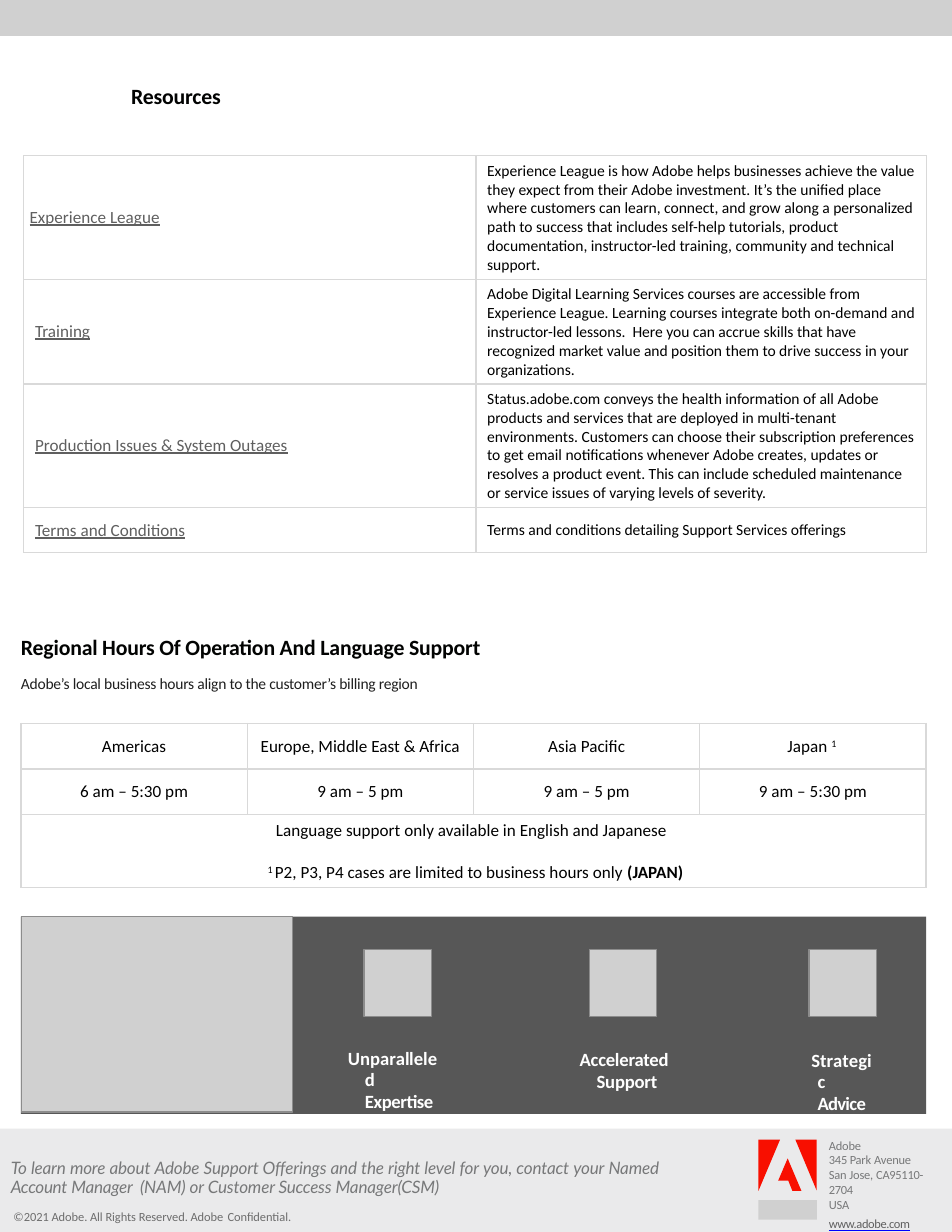
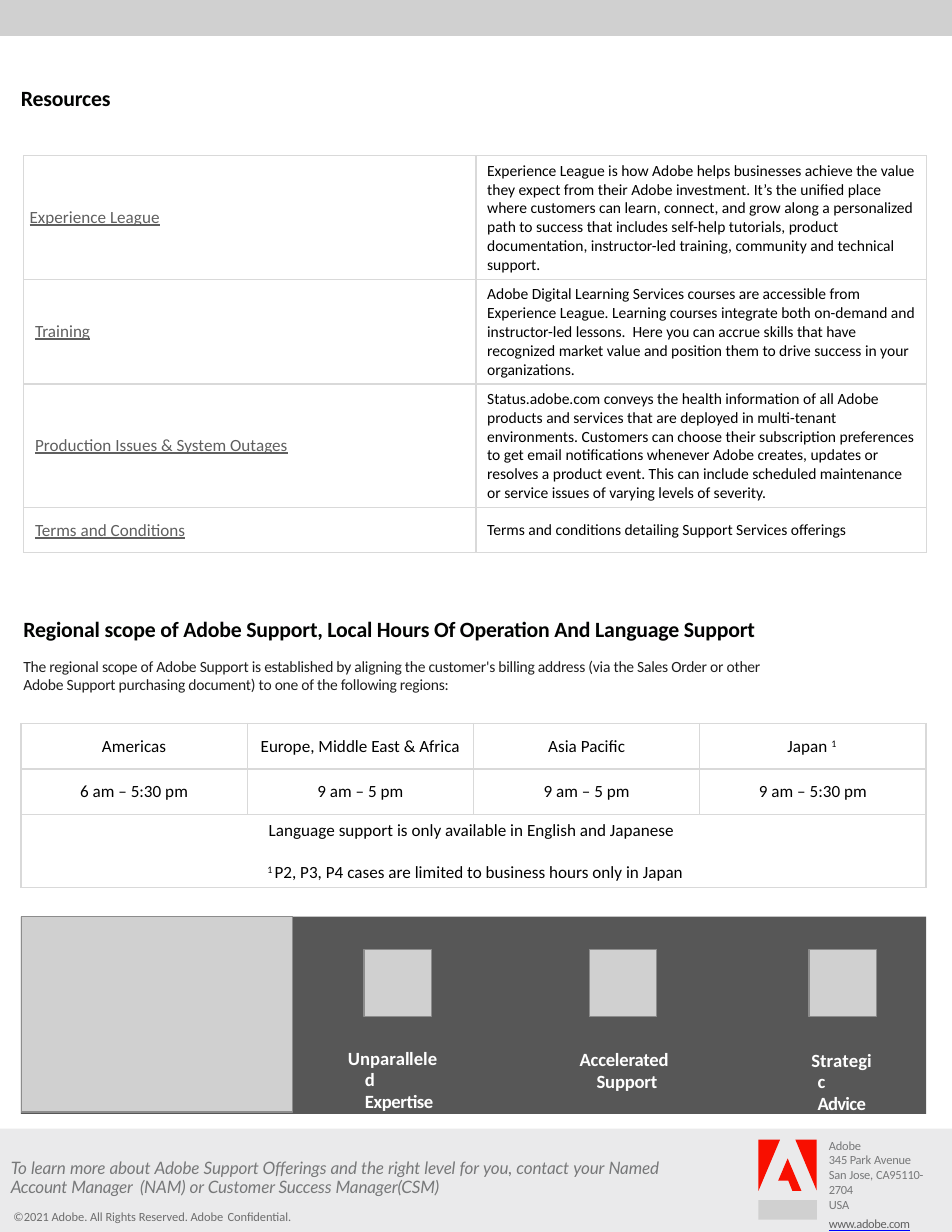
Before and after one commit to AdobeDocs/support-resources.pt-BR, a slide deck: slide 4 of help/data-sheets/assets/EnterpriseSupportDatasheet.pptx. Drawn at 952x1232 pixels with LibreOffice and Linux fonts; fonts in the diff are those of the drawing; grey boxes stand for pictures. Boxes give left, top, right and bottom in pixels: in the first picture for what was removed or moved away, otherwise in the second. Text is boxed around its words. In the diff, an @@ line names an element or a change of style, - is before the commit and + after.

Commit message:
Synced non localizable files from repo .

```diff
--- a/help/data-sheets/assets/EnterpriseSupportDatasheet.pptx
+++ b/help/data-sheets/assets/EnterpriseSupportDatasheet.pptx
@@ text "Resources": place and size @@
-text "Resources" at box(131, 90, 221, 104)
+text "Resources" at box(21, 92, 111, 106)
@@ text at box(23, 621, 761, 693): text changed @@
-Regional Hours Of Operation And Language Support
-Adobe’s local business hours align to the customer’s billing region
+Regional scope of Adobe Support, Local Hours Of Operation And Language Support
+The regional scope of Adobe Support is established by aligning the customer's billing address (via the Sales Order or other Adobe Support purchasing document) to one of the following regions:
@@ table at box(21, 724, 926, 894) @@
-row 3, column 1: Language support only available in English and Japanese / 1 P2, P3, P4 cases are limited to business hours only (JAPAN)
+row 3, column 1: Language support is only available in English and Japanese / 1 P2, P3, P4 cases are limited to business hours only in Japan
```
Also in this commit, not shown: 1 other slide changed, 7 other files.
